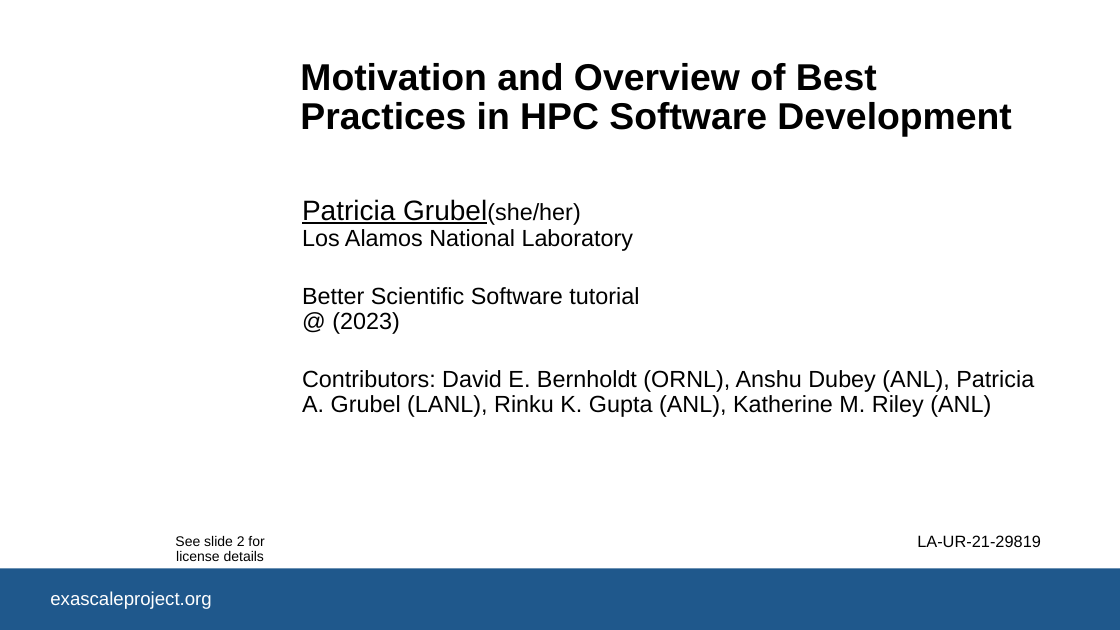
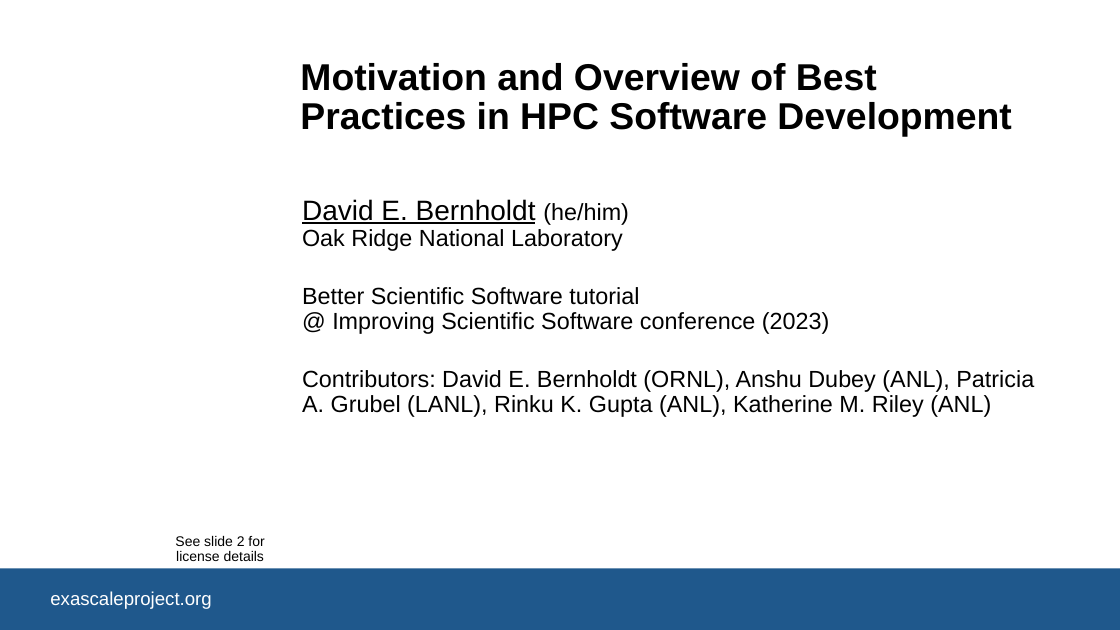
Before and after one commit to bssw-tutorial/presentations, a slide deck: slide 1 of overview.pptx. Drawn at 1120x630 pixels with LibreOffice and Linux fonts; fonts in the diff are those of the drawing; background and template pictures are left out. Boxes give left, top, right and bottom in pixels: in the first picture for what was removed or moved away, otherwise in the second. Text is boxed around its words. In the diff, an @@ line names an element or a change of style, - is before the commit and + after.

Commit message:
Restore overview and place LA-UR on overview-a

```diff
--- a/overview.pptx
+++ b/overview.pptx
@@ subtitle at <box>302,199,830,334</box>: text changed @@
-Patricia Grubel(she/her)
-Los Alamos National Laboratory
-Better Scientific Software tutorial
-@ (2023)
+David E. Bernholdt (he/him)
+Oak Ridge National Laboratory
+Better Scientific Software tutorial
+@ Improving Scientific Software conference (2023)
@@ text removed at <box>917,535,1041,547</box> @@
-LA-UR-21-29819
```
